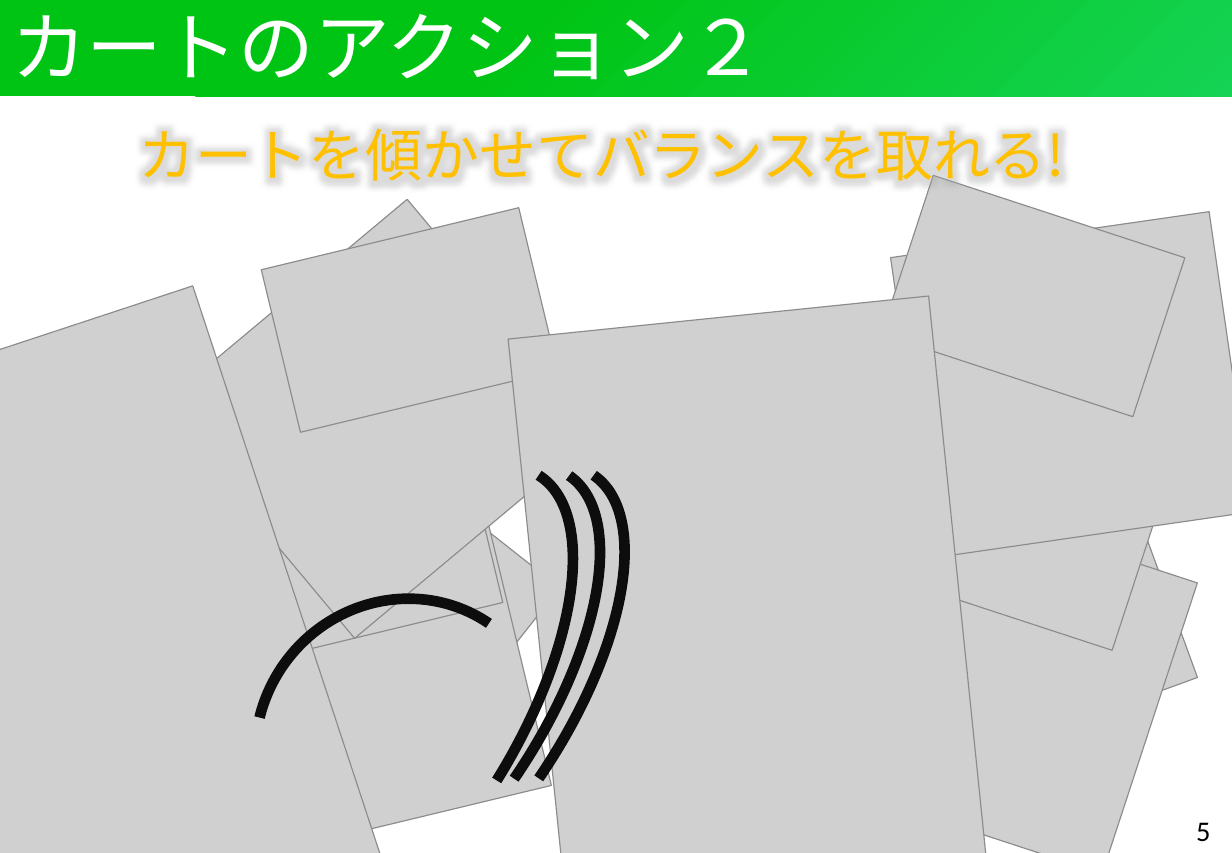
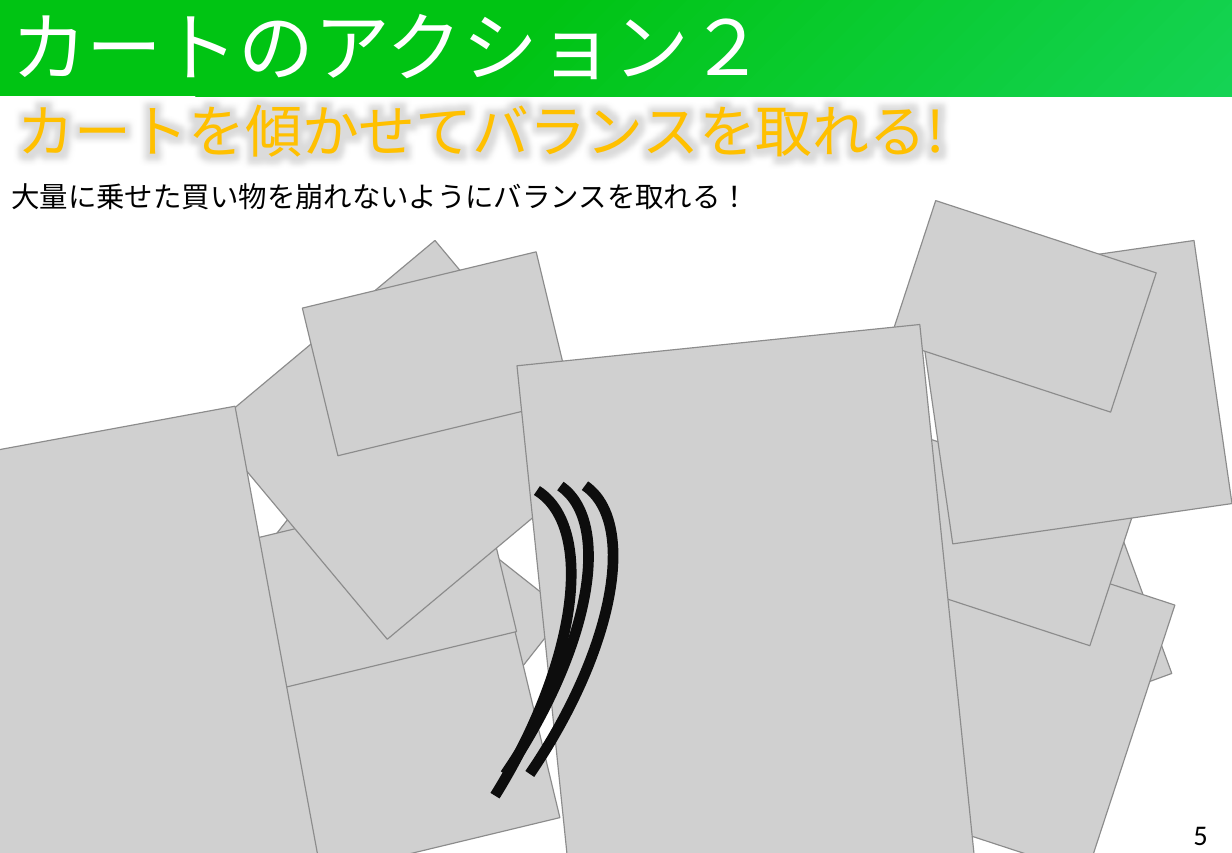
Before and after one commit to H29LatterPeriodTeam07/team07, a slide deck: slide 6 of 後期企画書/提出用企画書.pptx. Drawn at 1232x853 pixels with LibreOffice and Linux fonts; fonts in the diff are those of the drawing; grey boxes stand for pictures. Boxes give left, top, right and bottom in pixels: in the first picture for what was removed or moved away, otherwise in the second. Text is boxed around its words. In the diff, an @@ line names an element or a change of style, - is before the commit and + after.

```diff
--- a/後期企画書/提出用企画書.pptx
+++ b/後期企画書/提出用企画書.pptx
@@ text "カートを傾かせてバランスを取れる!": place and size @@
-text "カートを傾かせてバランスを取れる!" at [138,128,1065,191]
+text "カートを傾かせてバランスを取れる!" at [18,95,945,157]
@@ text added at [11,183,749,210], 18 pt, text #000000 @@
+大量に乗せた買い物を崩れないようにバランスを取れる！
@@ picture: place and size @@
-picture at [882,176,1185,417]
+picture at [891,201,1157,412]
@@ picture: place and size @@
-picture at [160,199,601,639]
+picture at [211,241,612,640]
@@ picture: place and size @@
-picture at [262,208,558,432]
+picture at [303,252,572,456]
@@ picture: place and size @@
-picture at [891,212,1232,558]
+picture at [915,241,1232,544]
@@ picture: place and size @@
-picture at [508,296,993,853]
+picture at [516,324,981,853]
@@ picture at [0,406,328,853]: rotation 341 to 349 degrees @@
@@ arc (boxed as its full ellipse): place and size @@
-arc (boxed as its full ellipse) at [135,410,646,853]
+arc (boxed as its full ellipse) at [133,424,644,853]
@@ arc (boxed as its full ellipse): place and size @@
-arc (boxed as its full ellipse) at [149,405,674,853]
+arc (boxed as its full ellipse) at [160,420,657,853]
@@ picture: place and size @@
-picture at [122,400,560,841]
+picture at [168,442,565,842]
@@ arc (boxed as its full ellipse): place and size @@
-arc (boxed as its full ellipse) at [173,405,698,853]
+arc (boxed as its full ellipse) at [185,420,682,853]
@@ picture: place and size @@
-picture at [791,393,1198,789]
+picture at [816,424,1172,771]
@@ picture: place and size @@
-picture at [861,409,1165,650]
+picture at [869,434,1135,646]
@@ picture: place and size @@
-picture at [206,440,503,665]
+picture at [247,484,516,688]
@@ picture: place and size @@
-picture at [732,462,1197,853]
+picture at [745,494,1176,853]
@@ picture: place and size @@
-picture at [99,478,552,853]
+picture at [127,523,560,853]
@@ arc (boxed as its full ellipse) removed at [197,541,610,853] @@
@@ picture: place and size @@
-picture at [243,524,515,751]
+picture at [282,568,529,775]
@@ picture: place and size @@
-picture at [889,536,1163,765]
+picture at [898,560,1138,761]
@@ text "5": place and size @@
-text "5" at [1196,822,1210,842]
+text "5" at [1193,826,1207,846]
```
Also in this commit, not shown: 3 other slides changed, 1 other file.
